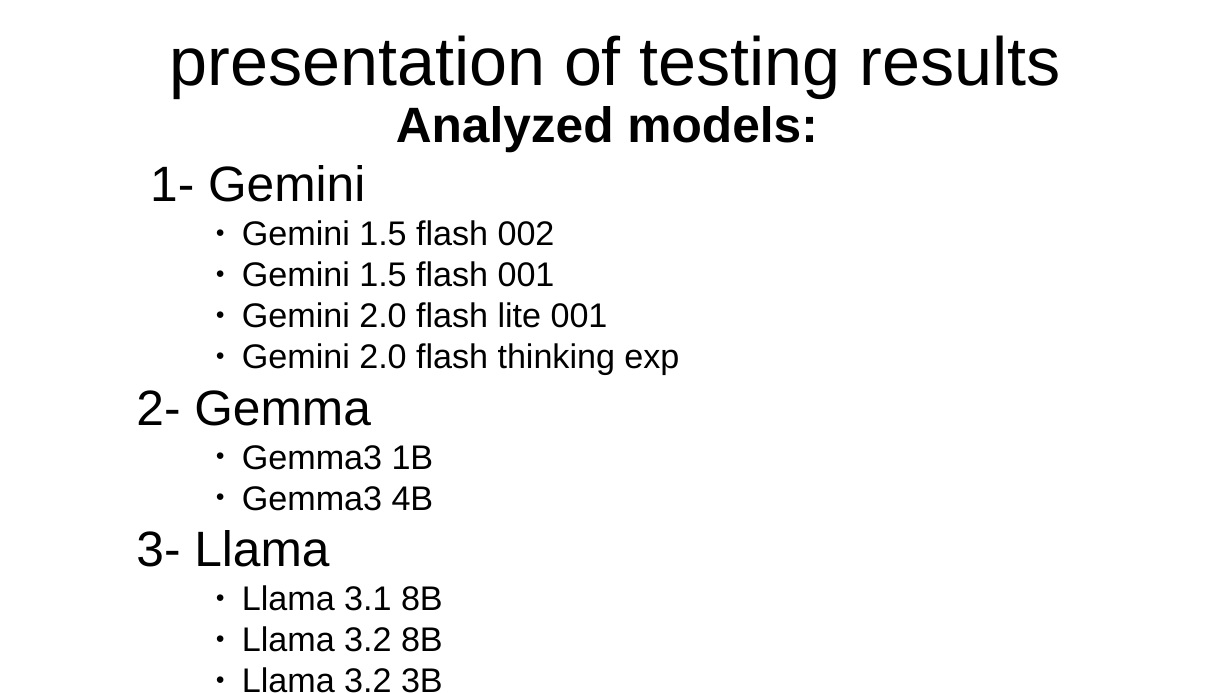
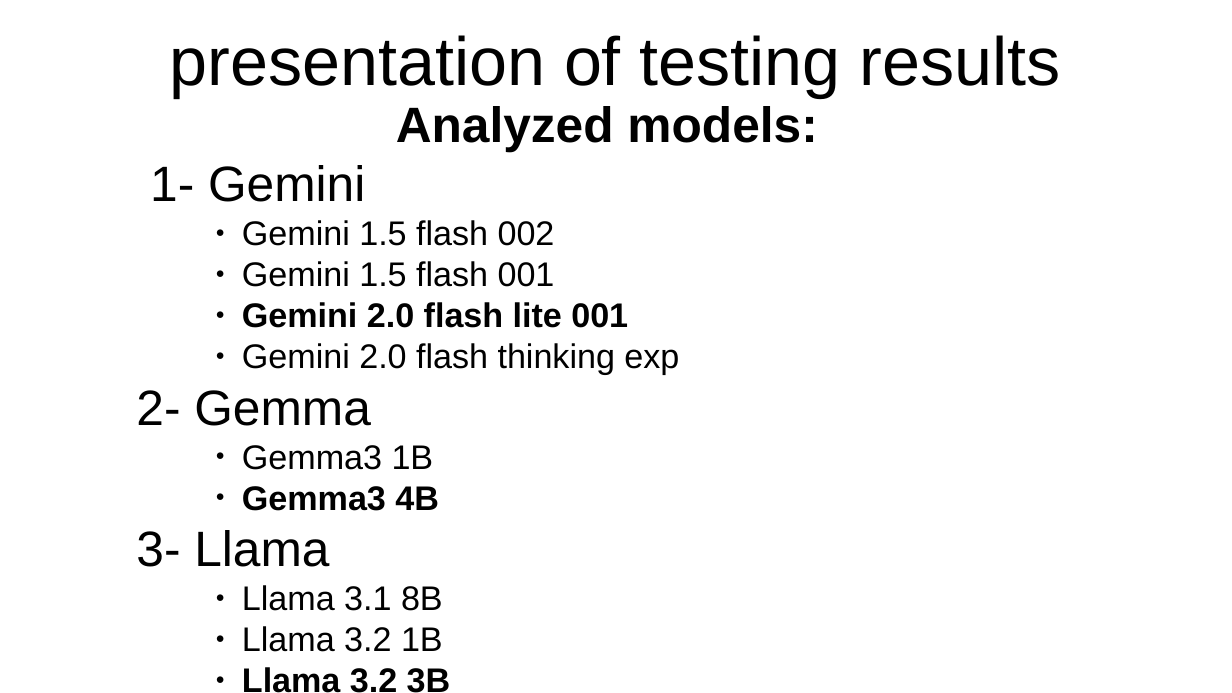
Before and after one commit to PieBerto/Stress-testing-chatbots, a slide deck: slide 1 of Slideshow/Results_presentation.odp. Drawn at 1232x693 pixels with LibreOffice and Linux fonts; fonts in the diff are those of the drawing. Boxes give left, top, right and bottom in pixels: in the first picture for what was removed or moved away, otherwise in the second. Text is boxed around its words. In the diff, an @@ line names an element or a change of style, - is before the commit and + after.

```diff
--- a/Slideshow/Results_presentation.odp
+++ b/Slideshow/Results_presentation.odp
@@ subtitle at bbox=[242, 302, 628, 693]: bold on in "Gemini 2.0 flash lite 001", "Gemma3 4B", "Llama 3.2 3B" @@
@@ subtitle at bbox=[242, 626, 443, 652]: text changed @@
-        ● Llama 3.2 8B
+        ● Llama 3.2 1B
```
Also in this commit, not shown: 4 other slides changed, 8 other files.
